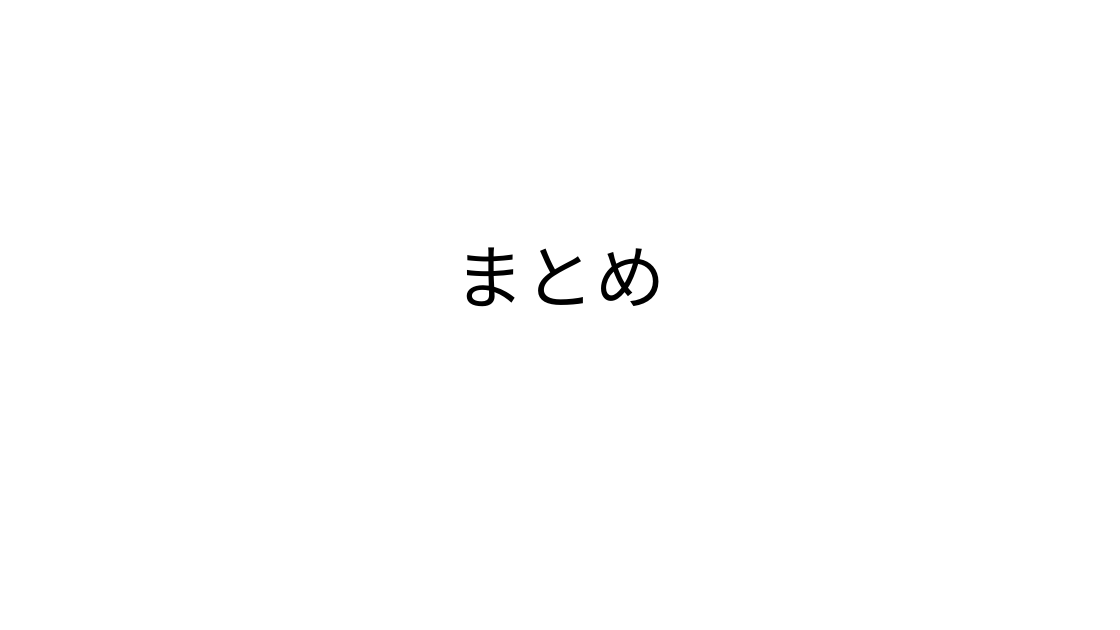
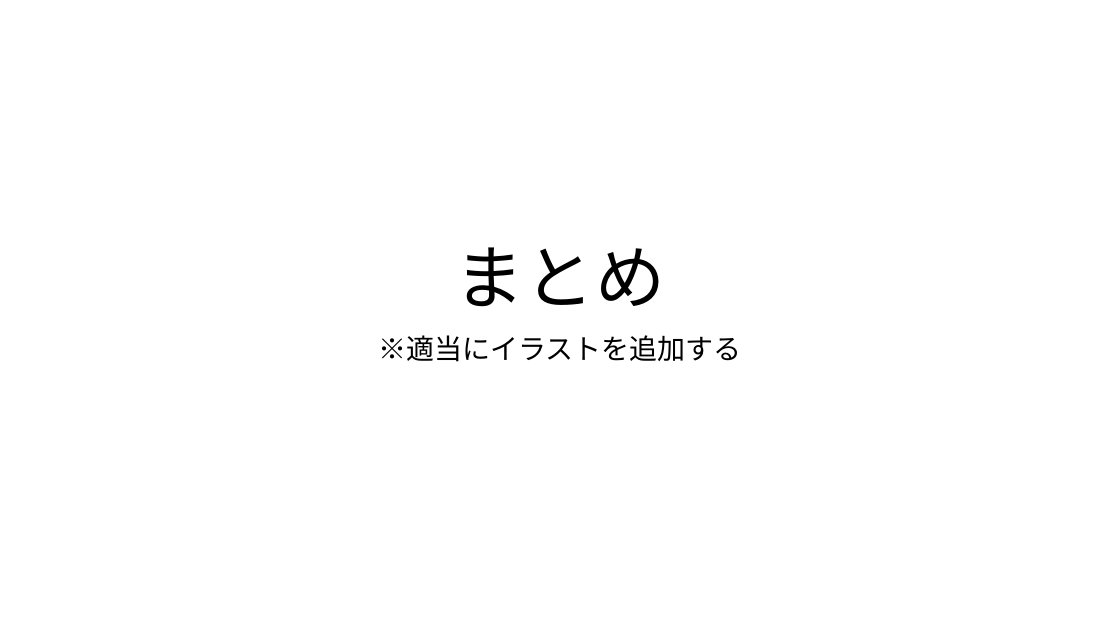
Before and after one commit to ivy239007/UG, a slide deck: slide 9 of プレゼン資料/Webアプリ開発発表資料.pptx. Drawn at 1120x630 pixels with LibreOffice and Linux fonts; fonts in the diff are those of the drawing. Boxes give left, top, right and bottom in pixels: in the first picture for what was removed or moved away, otherwise in the second. Text is boxed around its words. In the diff, an @@ line names an element or a change of style, - is before the commit and + after.

```diff
--- a/プレゼン資料/Webアプリ開発発表資料.pptx
+++ b/プレゼン資料/Webアプリ開発発表資料.pptx
@@ subtitle added at (378,335,741,362), 24 pt, text #000000 @@
+※適当にイラストを追加する
```
Also in this commit, not shown: 2 other slides changed.
